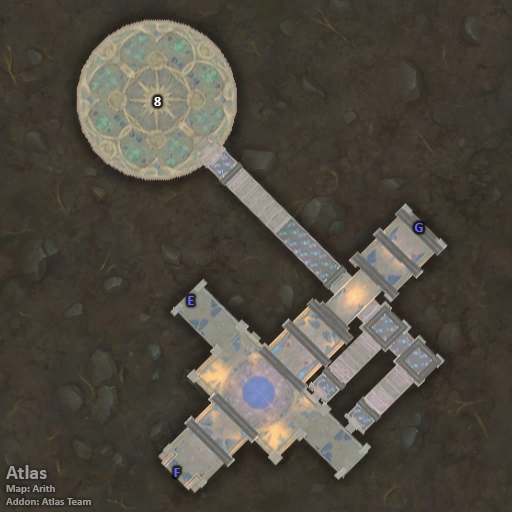
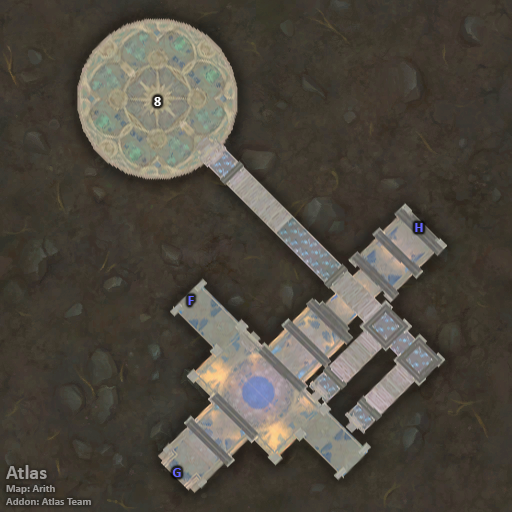
Two versions of the same layered image (512x512). Layer-by-layer changes:
renamed "G" to "H", painted on it over <box>414,223,423,232</box>
renamed "E" to "F", painted on it over <box>188,296,194,305</box>
renamed "F" to "G", painted on it over <box>172,468,181,477</box>
renamed "2" to "8", showed it, painted on it over <box>154,97,310,336</box>
added layer "Group 6 copy" (1st of 2) above "Group 6 copy" over <box>77,17,447,494</box>
hid "Group 6 copy" (2nd of 2) over <box>76,18,448,494</box>
